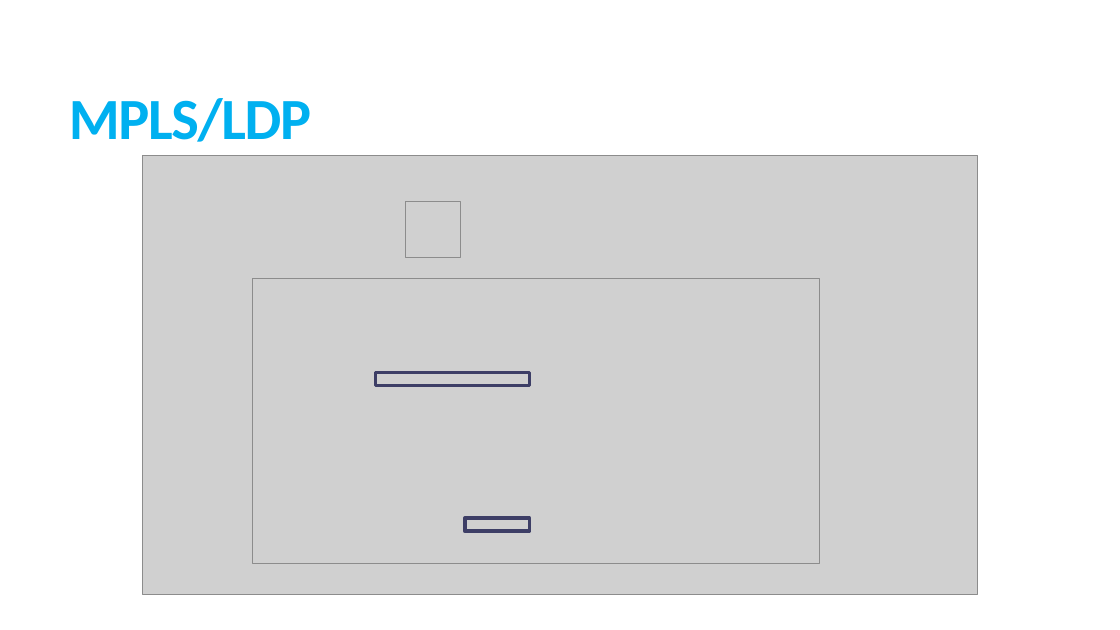
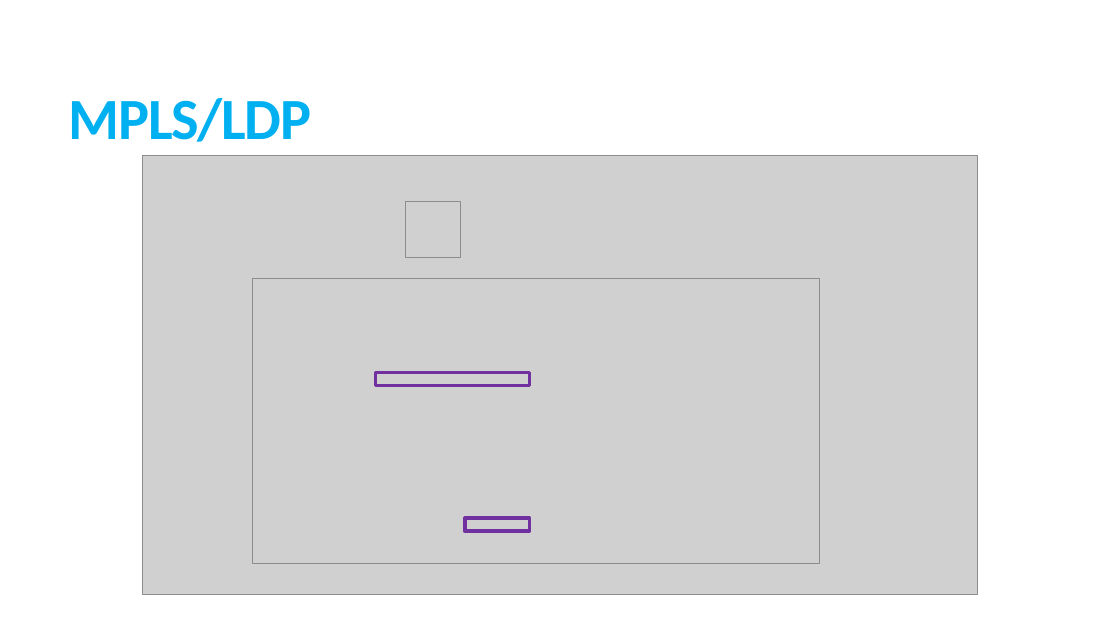
Before and after one commit to creccovalerio/NSD-Project, a slide deck: slide 15 of Presentazione_NSD.pptx. Drawn at 1120x630 pixels with LibreOffice and Linux fonts; fonts in the diff are those of the drawing; grey boxes stand for pictures. Boxes give left, top, right and bottom in pixels: in the first picture for what was removed or moved away, otherwise in the second. Text is boxed around its words. In the diff, an @@ line names an element or a change of style, - is before the commit and + after.

```diff
--- a/Presentazione_NSD.pptx
+++ b/Presentazione_NSD.pptx
@@ rectangle at (x1=376, y1=373, x2=529, y2=386): outline #3D3E66 3 pt to #7030A0 3 pt @@
@@ rectangle at (x1=465, y1=518, x2=529, y2=532): outline #3D3E66 3 pt to #7030A0 3 pt @@
```
Also in this commit, not shown: 4 other slides changed, 19 slides added, 14 other files.
